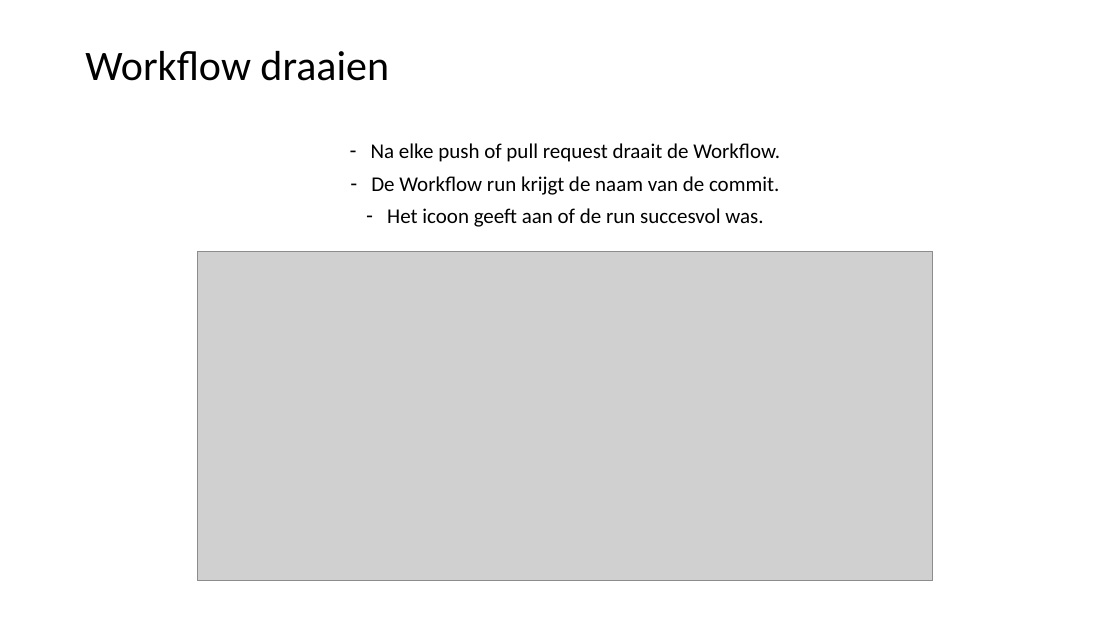
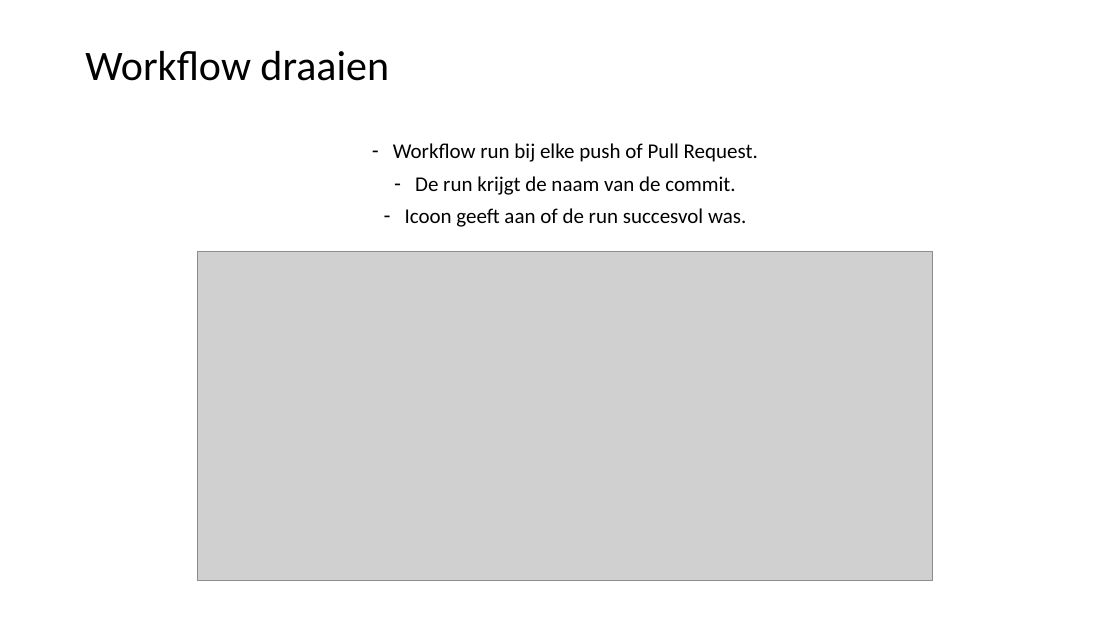
Before and after one commit to LFKoning/git-cursus, a slide deck: slide 30 of 2_collaboration/git_collaboration.pptx. Drawn at 1120x630 pixels with LibreOffice and Linux fonts; fonts in the diff are those of the drawing; grey boxes stand for pictures. Boxes give left, top, right and bottom in pixels: in the first picture for what was removed or moved away, otherwise in the second. Text is boxed around its words. In the diff, an @@ line names an element or a change of style, - is before the commit and + after.

```diff
--- a/2_collaboration/git_collaboration.pptx
+++ b/2_collaboration/git_collaboration.pptx
@@ text at [393,143,758,227]: text changed @@
-– Na elke push of pull request draait de Workflow.
-– De Workflow run krijgt de naam van de commit.
-– Het icoon geeft aan of de run succesvol was.
+– Workflow run bij elke push of Pull Request.
+– De run krijgt de naam van de commit.
+– Icoon geeft aan of de run succesvol was.
```
Also in this commit, not shown: 17 other slides changed.
